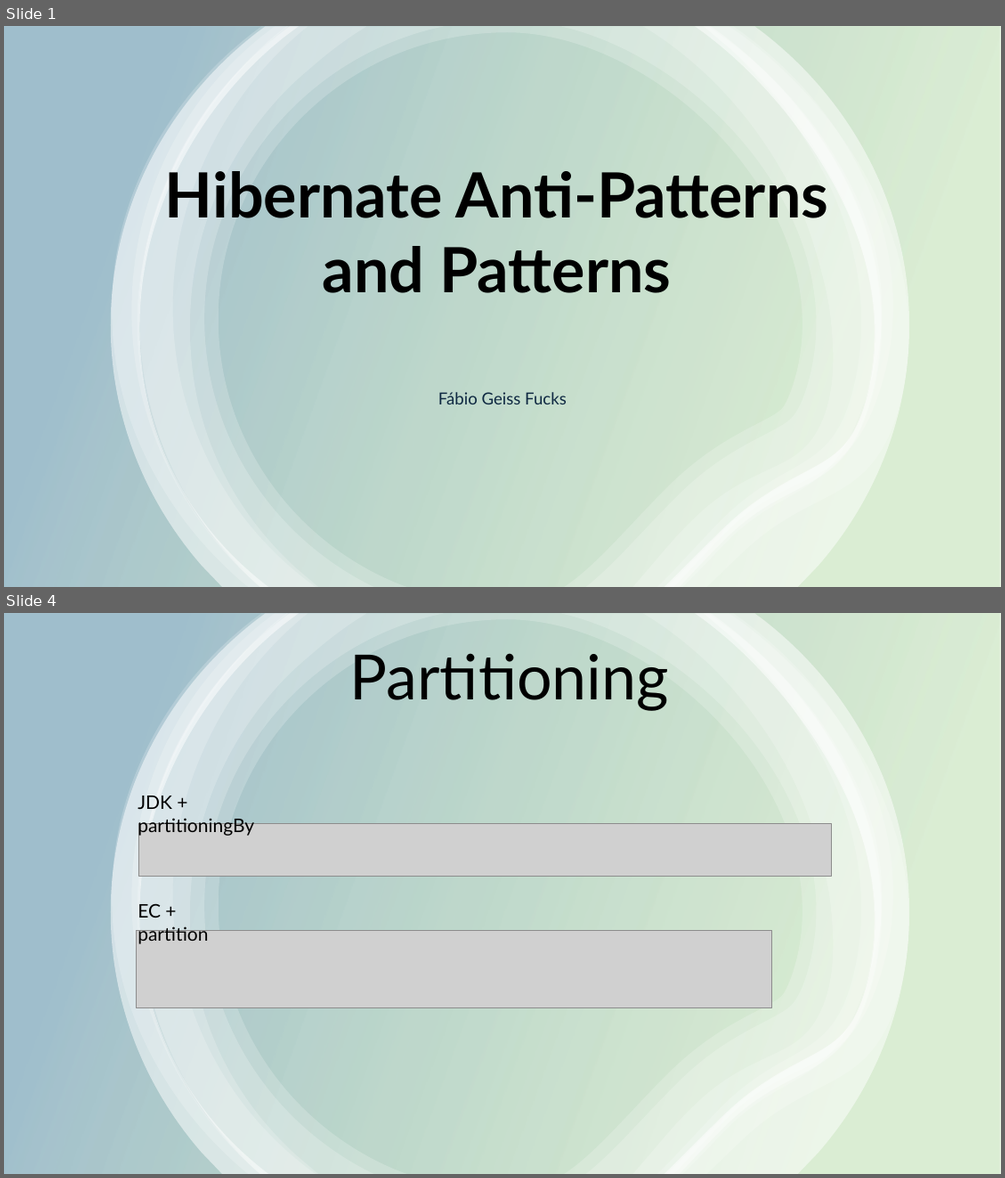
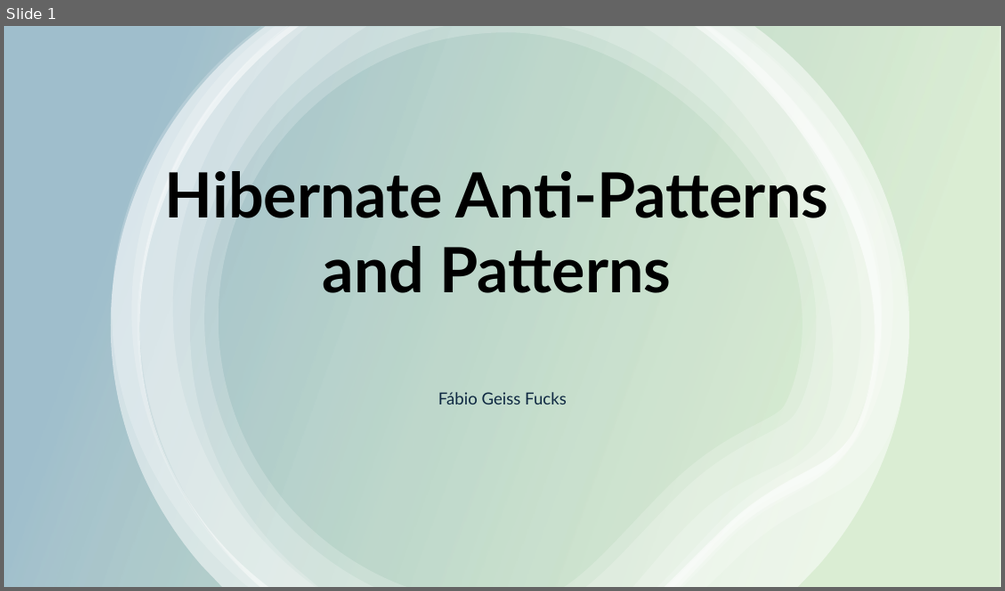
Before and after one commit to FFucks/hibernate, a slide deck: hibernate_presentation.pptx. Shown one above the other, each under a label of ours: slides 1 and 4 before the commit, slide 1 after it; the slides between them are not shown. The pictures are 1005x1178 and 1005x591 pixels, drawn with LibreOffice and Linux fonts; fonts in the diff are those of the drawing; grey boxes stand for pictures. Boxes give left, top, right and bottom in pixels: in the first picture for what was removed or moved away, otherwise in the second. Text is boxed around its words. In the diff, an @@ line names an element or a change of style, - is before the commit and + after.

```diff
--- a/hibernate_presentation.pptx
+++ b/hibernate_presentation.pptx
@@ slide 4 removed at [4, 613, 1001, 1174], background #FFFFFF @@
@@ rectangle removed at [4, 613, 1001, 1174] @@
@@ group removed at [111, 613, 909, 1174]: 6 freeform shapes @@
@@ title removed at [350, 653, 669, 711] @@
-Partitioning
@@ text removed at [138, 795, 254, 835] @@
-JDK + partitioningBy
@@ picture removed at [138, 823, 832, 876] @@
@@ text removed at [138, 903, 208, 944] @@
-EC + partition
@@ picture removed at [136, 930, 771, 1008] @@
```
Also in this commit, not shown: 3 slides changed, 12 slides added, 5 other slides removed, 12 other files.
